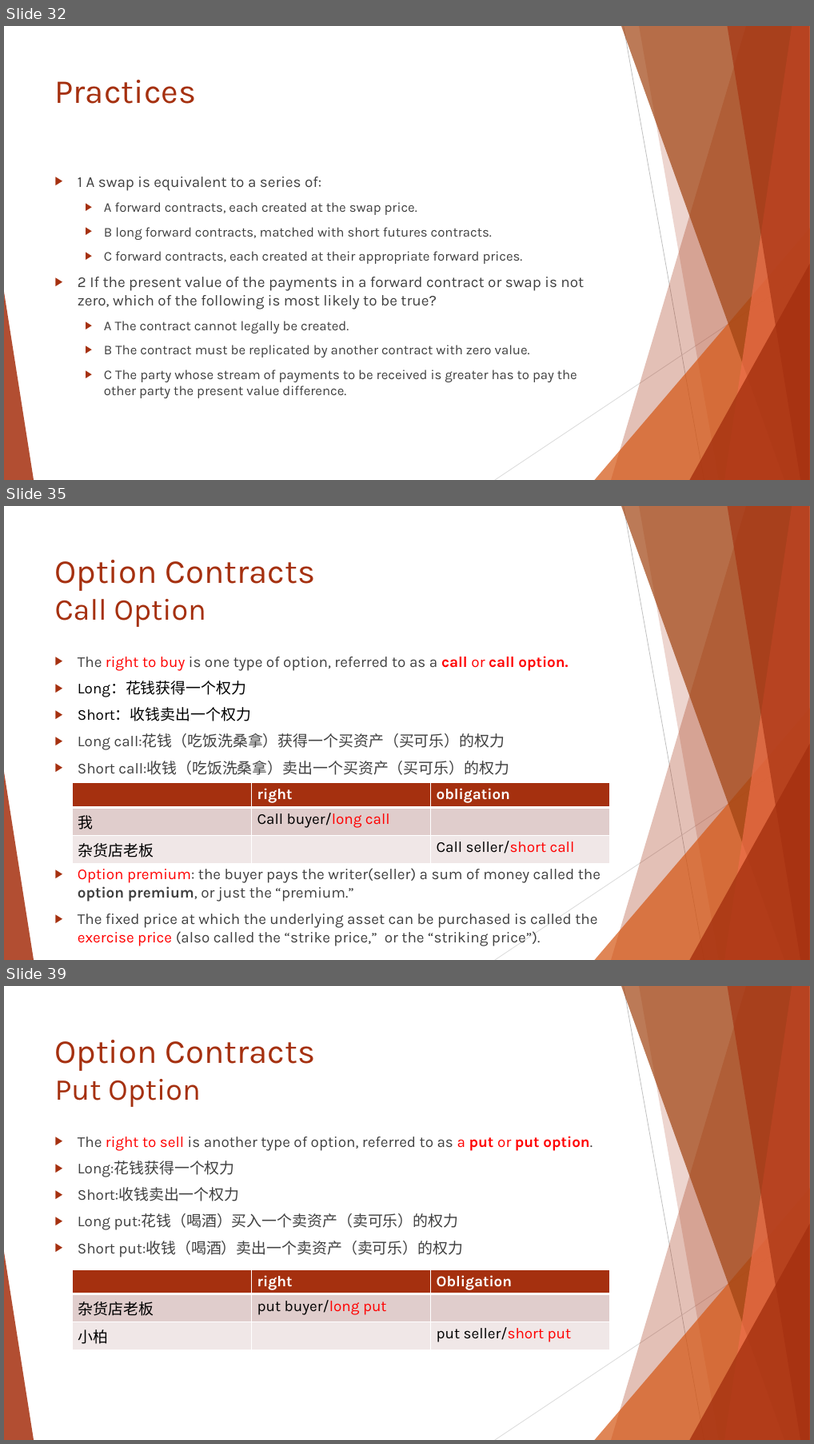
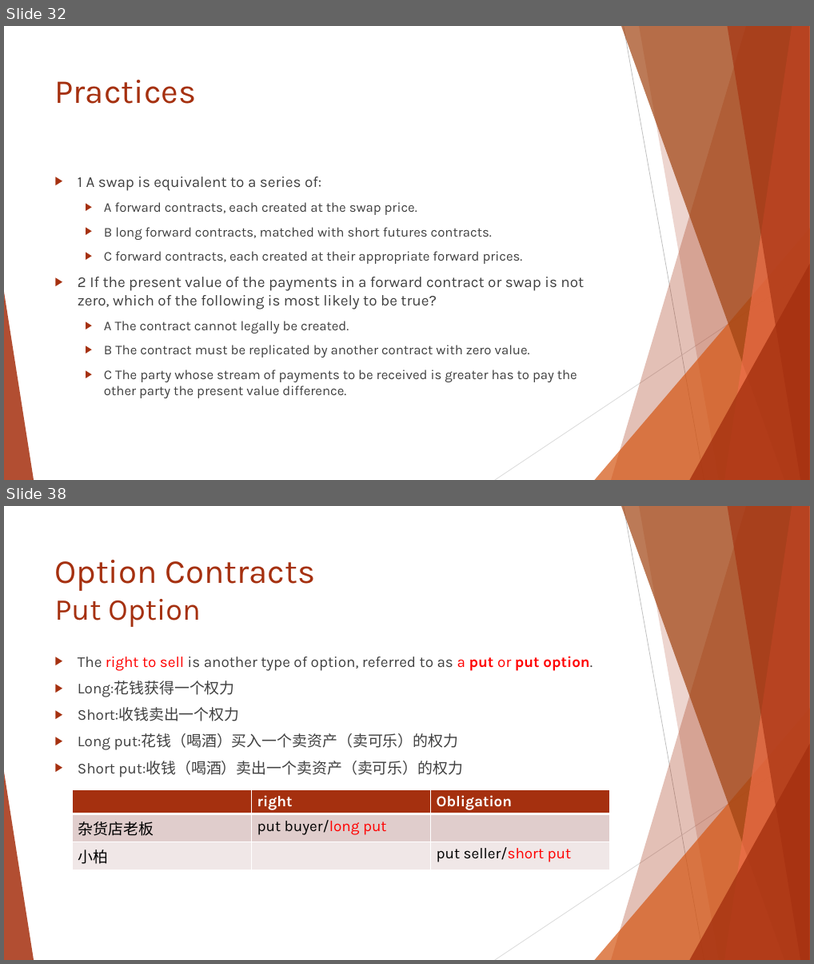
Before and after one commit to Isco0530/data, a slide deck: Reading 46.pptx. Shown one above the other, each under a label of ours: slides 32, 35 and 39 before the commit, slides 32 and 38 after it; the slides between them are not shown. The pictures are 814x1444 and 814x964 pixels, drawn with LibreOffice and Linux fonts; fonts in the diff are those of the drawing. Boxes give left, top, right and bottom in pixels: in the first picture for what was removed or moved away, otherwise in the second. Text is boxed around its words. In the diff, an @@ line names an element or a change of style, - is before the commit and + after.

```diff
--- a/Reading 46.pptx
+++ b/Reading 46.pptx
@@ slide 35 removed at (4,506,810,960), background #FFFFFF; not listed: 10 template elements that a slide beside it also shows @@
@@ title removed at (55,560,315,627) @@
-Option Contracts
-Call Option
@@ text removed at (78,656,601,946) @@
-▶ The right to buy is one type of option, referred to as a call or call option.
-▶ Long：花钱获得一个权力
-▶ Short：收钱卖出一个权力
-▶ Long call:花钱（吃饭洗桑拿）获得一个买资产（买可乐）的权力
-▶ Short call:收钱（吃饭洗桑拿）卖出一个买资产（买可乐）的权力
-▶ Option premium: the buyer pays the writer(seller) a sum of money called the option premium, or just the “premium.”
-▶ The fixed price at which the underlying asset can be purchased is called the exercise price (also called the “strike price,” or the “striking price”).
@@ table removed at (72,783,610,860), 3 rows, 3 columns @@
- | right | obligation
-我 | Call buyer/long call | 
-杂货店老板 |  | Call seller/short call
@@ what was slide 39 is now slide 38 @@
```
Also in this commit, not shown: 3 slides changed, 2 slides added, 2 other slides removed.
